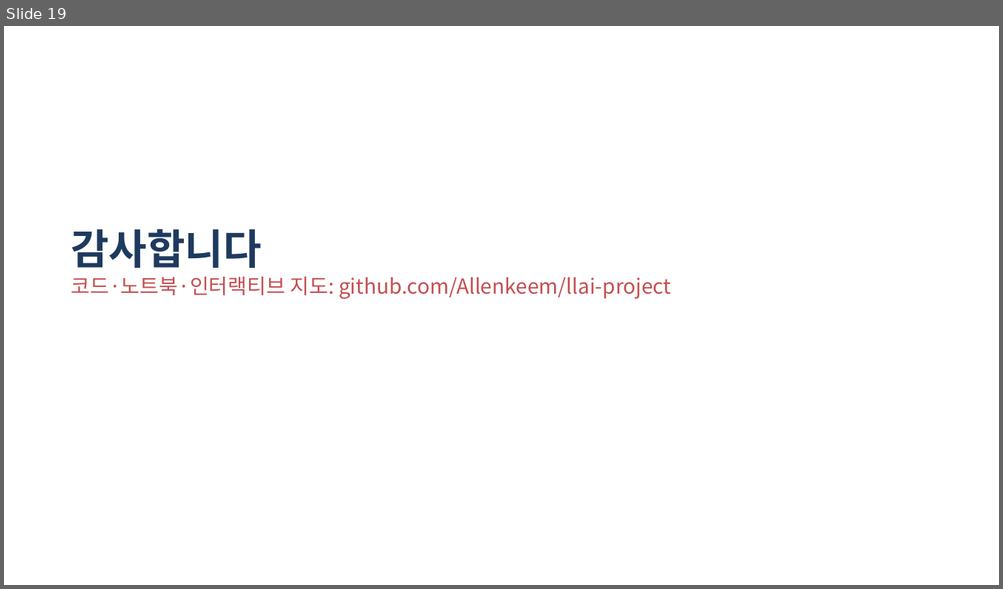
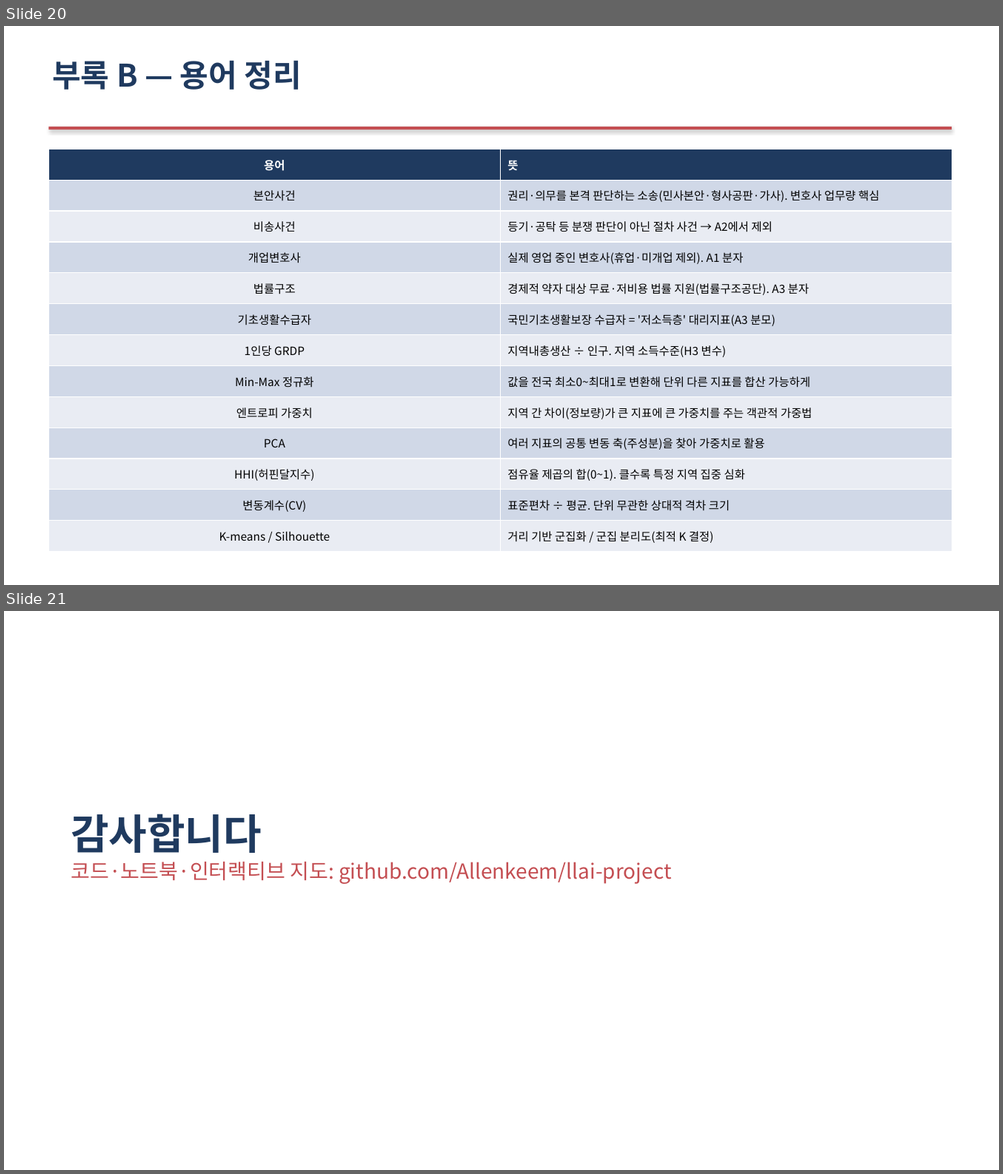
Before and after one commit to Allenkeem/llai-project, a slide deck: reports/발표자료.pptx. Shown one above the other, each under a label of ours: slide 19 before the commit, slides 20 and 21 after it. The pictures are 1003x589 and 1003x1174 pixels, drawn with LibreOffice and Linux fonts; fonts in the diff are those of the drawing. Boxes give left, top, right and bottom in pixels: in the first picture for what was removed or moved away, otherwise in the second. Text is boxed around its words. In the diff, an @@ line names an element or a change of style, - is before the commit and + after.

```diff
--- a/reports/발표자료.pptx
+++ b/reports/발표자료.pptx
@@ slide 20 added at (4, 26, 999, 585), background #FFFFFF @@
@@ text added at (52, 60, 301, 90), 30 pt, text #1F3A5F, bold @@
+부록 B — 용어 정리
@@ rectangle added at (48, 127, 951, 130), fill #C44E52 @@
@@ table added at (48, 149, 951, 552), 13 rows, 2 columns @@
+용어 | 뜻
+본안사건 | 권리·의무를 본격 판단하는 소송(민사본안·형사공판·가사). 변호사 업무량 핵심
+비송사건 | 등기·공탁 등 분쟁 판단이 아닌 절차 사건 → A2에서 제외
+개업변호사 | 실제 영업 중인 변호사(휴업·미개업 제외). A1 분자
+법률구조 | 경제적 약자 대상 무료·저비용 법률 지원(법률구조공단). A3 분자
+기초생활수급자 | 국민기초생활보장 수급자 = '저소득층' 대리지표(A3 분모)
+1인당 GRDP | 지역내총생산 ÷ 인구. 지역 소득수준(H3 변수)
+Min-Max 정규화 | 값을 전국 최소0~최대1로 변환해 단위 다른 지표를 합산 가능하게
+엔트로피 가중치 | 지역 간 차이(정보량)가 큰 지표에 큰 가중치를 주는 객관적 가중법
+PCA | 여러 지표의 공통 변동 축(주성분)을 찾아 가중치로 활용
+HHI(허핀달지수) | 점유율 제곱의 합(0~1). 클수록 특정 지역 집중 심화
+변동계수(CV) | 표준편차 ÷ 평균. 단위 무관한 상대적 격차 크기
+K-means / Silhouette | 거리 기반 군집화 / 군집 분리도(최적 K 결정)
@@ what was slide 19 is now slide 21 @@
```
Also in this commit, not shown: 1 other slide added.
